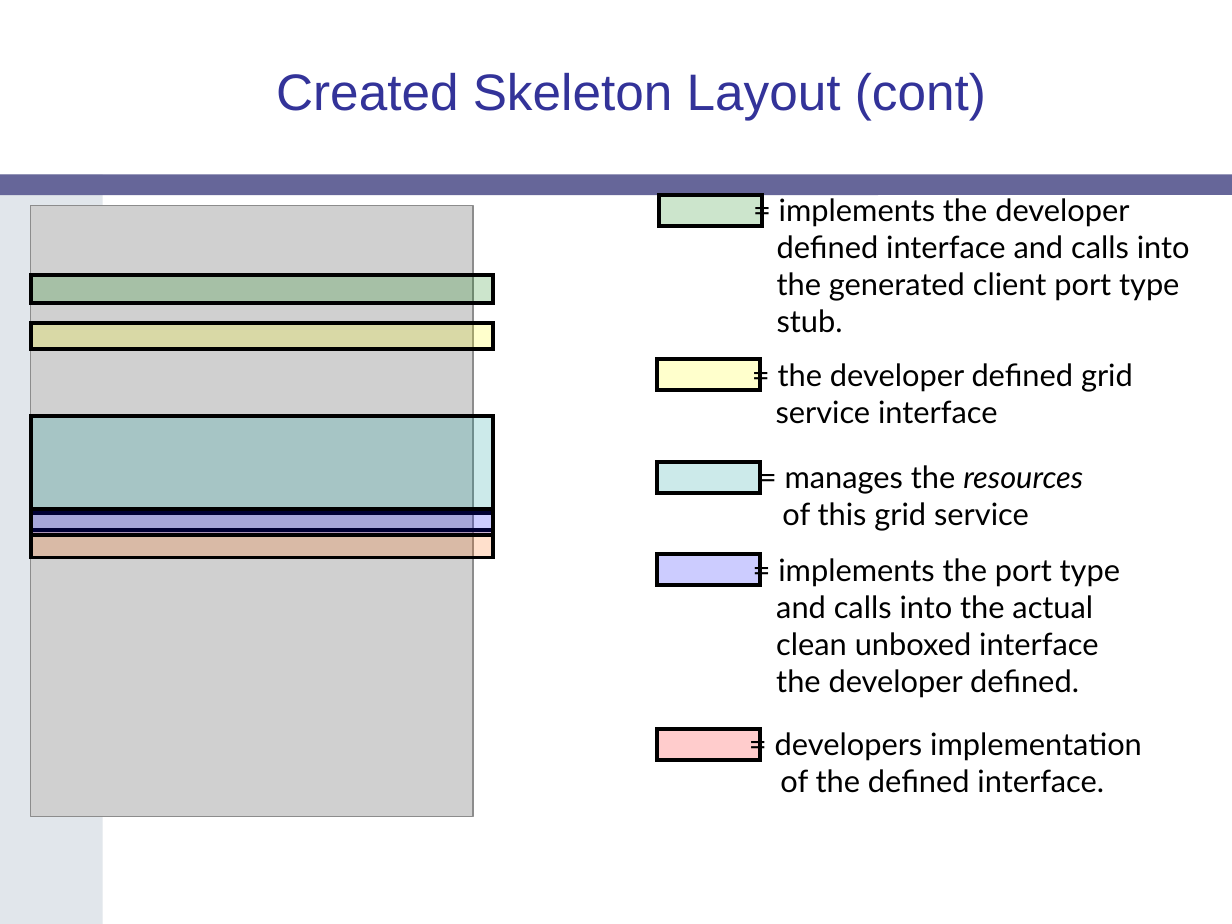
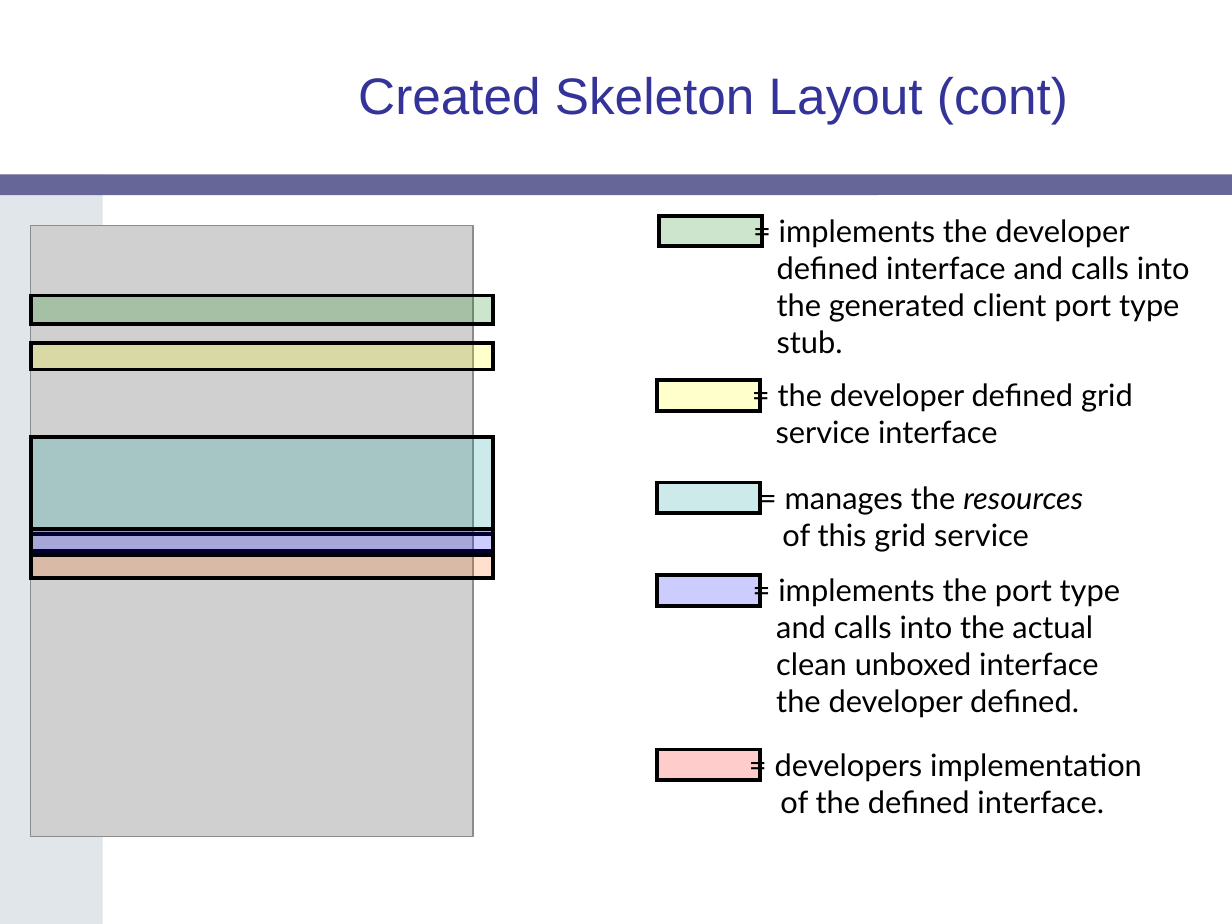
Before and after one commit to NCIP/cagrid-portal, a slide deck: slide 13 of cagrid-1-0/Documentation/presentations/introduce/gridWorld-2006-Introduce.ppt (slide 19 before the commit). Drawn at 1232x924 pixels with LibreOffice and Linux fonts; fonts in the diff are those of the drawing; grey boxes stand for pictures; background and template pictures are left out. Boxes give left, top, right and bottom in pixels: in the first picture for what was removed or moved away, otherwise in the second. Text is boxed around its words. In the diff, an @@ line names an element or a change of style, - is before the commit and + after.

```diff
--- a/cagrid-1-0/Documentation/presentations/introduce/gridWorld-2006-Introduce.ppt
+++ b/cagrid-1-0/Documentation/presentations/introduce/gridWorld-2006-Introduce.ppt
@@ title "Created Skeleton Layout (cont)": place and size @@
-title "Created Skeleton Layout (cont)" at bbox=[276, 73, 986, 120]
+title "Created Skeleton Layout (cont)" at bbox=[358, 77, 1068, 125]
@@ 10 rectangles, 5 texts, 1 picture: place and size @@
-10 rectangles, 5 texts, 1 picture at bbox=[31, 195, 1190, 817]
+10 rectangles, 5 texts, 1 picture at bbox=[31, 216, 1190, 837]
```
Also in this commit, not shown: 10 other slides changed, 3 slides added, 13 slides removed.
